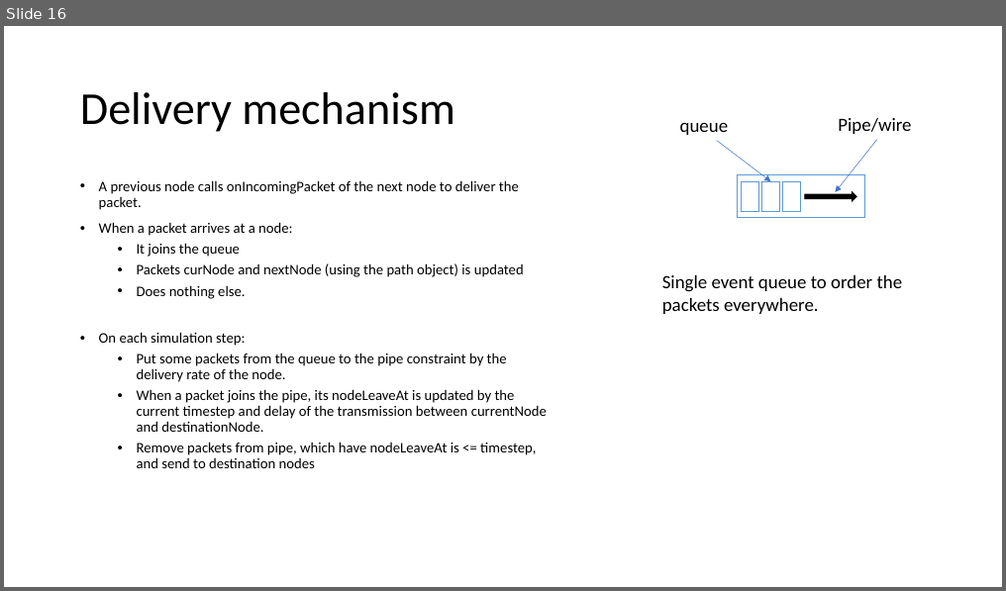
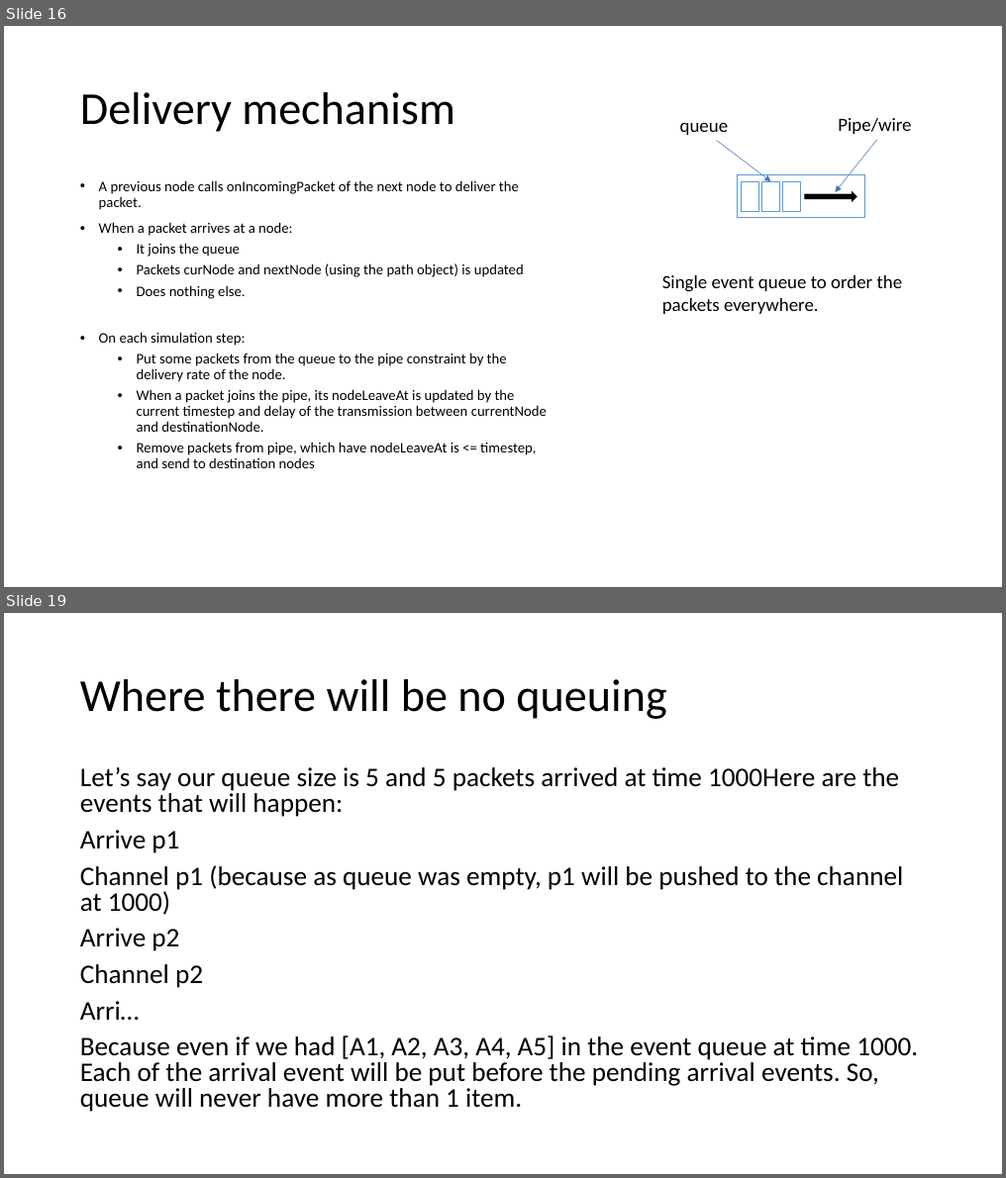
Before and after one commit to adhocmaster/pyns, a slide deck: doc/plan.pptx. Shown one above the other, each under a label of ours: slide 16 before the commit, slides 16 and 19 after it; the slides between them are not shown. The pictures are 1006x591 and 1006x1178 pixels, drawn with LibreOffice and Linux fonts; fonts in the diff are those of the drawing. Boxes give left, top, right and bottom in pixels: in the first picture for what was removed or moved away, otherwise in the second. Text is boxed around its words. In the diff, an @@ line names an element or a change of style, - is before the commit and + after.

```diff
--- a/doc/plan.pptx
+++ b/doc/plan.pptx
@@ slide 19 added at (4, 613, 1002, 1174), background #FFFFFF @@
@@ title added at (80, 679, 666, 719), 44 pt, text #000000 @@
+Where there will be no queuing
@@ text added at (80, 767, 918, 1112), 25.9 pt, text #000000 @@
+Let’s say our queue size is 5 and 5 packets arrived at time 1000Here are the events that will happen:
+Arrive p1
+Channel p1 (because as queue was empty, p1 will be pushed to the channel at 1000)
+Arrive p2
+Channel p2
+Arri…
+Because even if we had [A1, A2, A3, A4, A5] in the event queue at time 1000. Each of the arrival event will be put before the pending arrival events. So, queue will never have more than 1 item.
```
Also in this commit, not shown: 1 slide changed, 1 other slide added, 18 other files.
